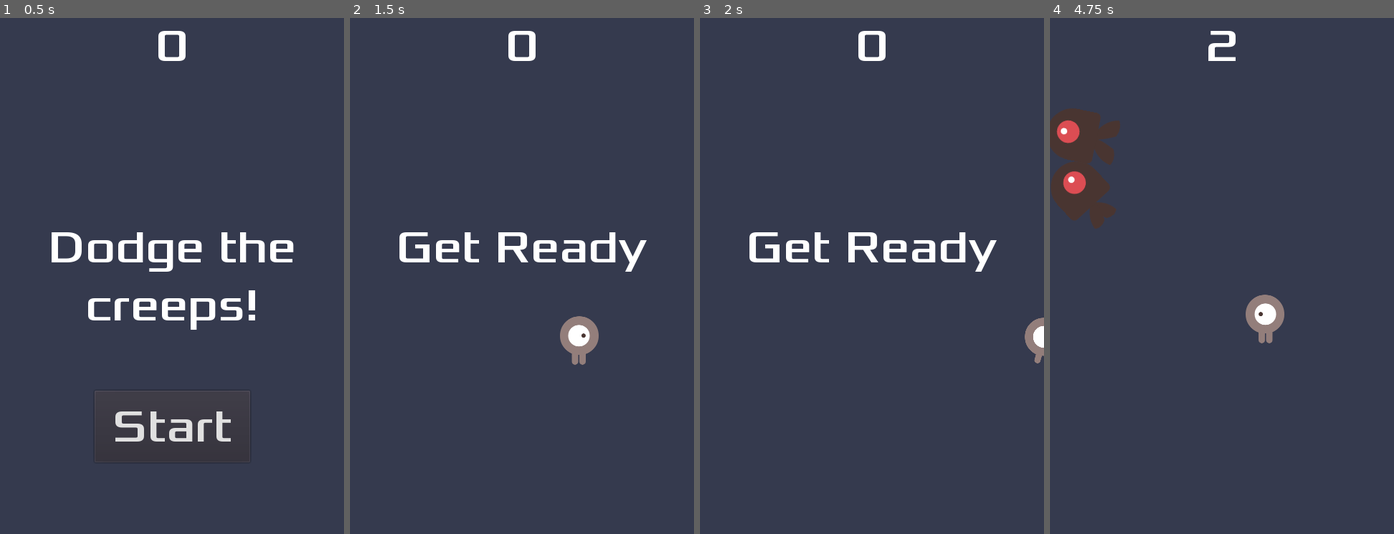
Above: before the commit, frames 1-4 (left to right).
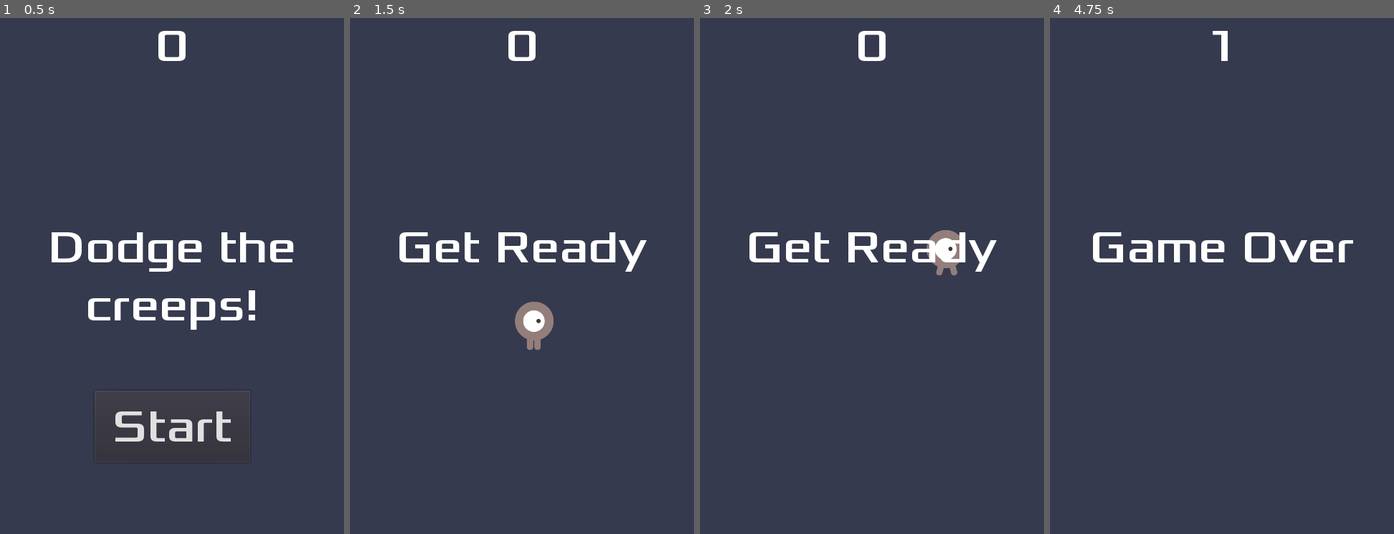
Above: after the commit, the same moments.

Repository: sgdiosdado/dodge-creeps
Game: Godot game, scene res://Main.tscn
The game is run twice, just before and just after one commit, with the same random seed, the same clock (stepped at 60 frames per second) and the same inputs.
Inputs (mouse positions are in pixels of both pictures, inside the frame that each line leads up to):
- Up to frame 1 (0.5 s): no input
- Up to frame 2 (1.5 s): click "Start" at 0.5 s; tap Enter at 1.25 s; move the mouse to (597, 250) at 1.27 s; hold Right (ui_right) from 1.28 s (still down); click (597, 250) at 1.42 s
- Up to frame 3 (2 s): keep holding Right (ui_right)
- Up to frame 4 (4.75 s): move the mouse to (1153, 301) at 2.02 s; release Right (ui_right) at 2.03 s; hold Down (ui_down) 2.03-2.78 s; click (1153, 301) at 2.17 s; move the mouse to (1256, 162) at 2.77 s; hold Right (ui_right) 2.78-3.53 s; click (1256, 162) at 2.92 s; move the mouse to (1204, 379) at 3.52 s; hold Up (ui_up) 3.53-4.28 s; click (1204, 379) at 3.67 s; move the mouse to (1325, 353) at 4.27 s; hold Left (ui_left) from 4.28 s (still down); click (1325, 353) at 4.42 s

Frame 1 is identical in both runs. In frame 2, 1.5% of the frame differs, in the area x 47-73%, y 55-68%; in frame 3, 0.8%; in frame 4, 5.8%, in the area x 0-89%, y 2-64%.

Commit message:
Add mobile controls

Diff:
--- a/Player.gd
+++ b/Player.gd
@@ -4,13 +4,16 @@
 
 export var speed = 400  # How fast the player will move (pixels/sec).
 var screen_size  # Size of the game window.
+var target = Vector2()
 
 func _ready():
+	hide()
 	screen_size = get_viewport_rect().size
-	hide()
 
 func _process(delta):
 	var velocity = Vector2()  # The player's movement vector.
+	if position.distance_to(target) > 10:
+		velocity = target - position
 	velocity = _movement(velocity)
 	position += velocity * delta
 	position.x = clamp(position.x, 0, screen_size.x)
@@ -19,20 +22,16 @@
 
 func _movement(velocity_vector):
 	var velocity = velocity_vector
-	if Input.is_action_pressed("ui_right"):
-		velocity.x += 1
-	if Input.is_action_pressed("ui_left"):
-		velocity.x -= 1
-	if Input.is_action_pressed("ui_down"):
-		velocity.y += 1
-	if Input.is_action_pressed("ui_up"):
-		velocity.y -= 1
 	if velocity.length() > 0:
 		velocity = velocity.normalized() * speed
 		$AnimatedSprite.play()
 	else:
 		$AnimatedSprite.stop()
 	return velocity
+
+func _input(event):
+	if event is InputEventScreenTouch and event.pressed:
+		target = event.position
 
 func _choose_animation(velocity):
 	if velocity.x != 0:
@@ -50,5 +49,6 @@
 
 func start(pos):
 	position = pos
+	target = pos
 	show()
 	$CollisionShape2D.disabled = false
--- a/Player.tscn
+++ b/Player.tscn
@@ -37,4 +37,3 @@
 [node name="CollisionShape2D" type="CollisionShape2D" parent="."]
 shape = SubResource( 2 )
 [connection signal="body_entered" from="." to="." method="_on_Player_body_entered"]
-[connection signal="hit" from="." to="." method="game_over"]
--- a/project.godot
+++ b/project.godot
@@ -23,8 +23,13 @@
 
 window/size/width=480
 window/size/height=720
+window/handheld/orientation="portrait"
 window/stretch/mode="2d"
 window/stretch/aspect="keep"
+
+[input_devices]
+
+pointing/emulate_touch_from_mouse=true
 
 [rendering]
 
